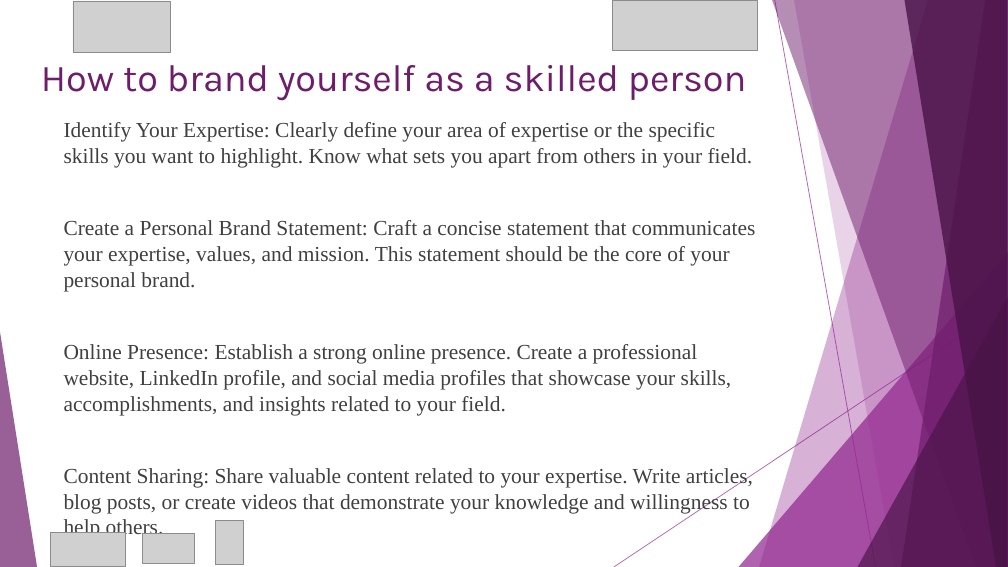
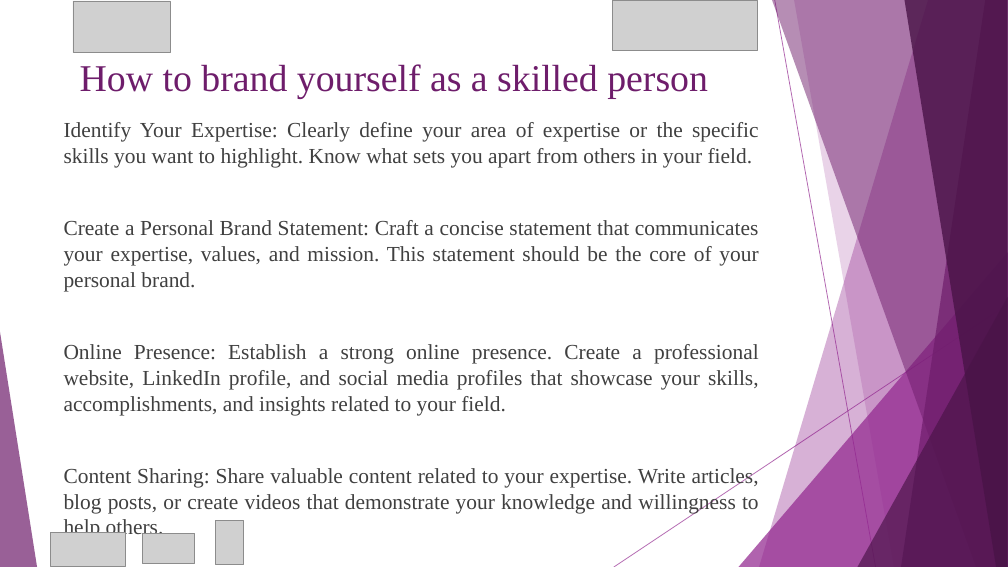
Before and after one commit to MoazzemhossainMoazz/HPP_files, a slide deck: slide 7 of 36 Brand Yourself.pptx. Drawn at 1008x567 pixels with LibreOffice and Linux fonts; fonts in the diff are those of the drawing; grey boxes stand for pictures. Boxes give left, top, right and bottom in pixels: in the first picture for what was removed or moved away, otherwise in the second. Text is boxed around its words. In the diff, an @@ line names an element or a change of style, - is before the commit and + after.

Commit message:
modified 36 file

```diff
--- a/36 Brand Yourself.pptx
+++ b/36 Brand Yourself.pptx
@@ title "How to brand yourself as ..." at [80,64,708,99]: font Karla to Times New Roman @@
@@ text "Identify Your Expertise: Clearly define ..." at [64,122,759,514]: alignment left to justified @@
```
